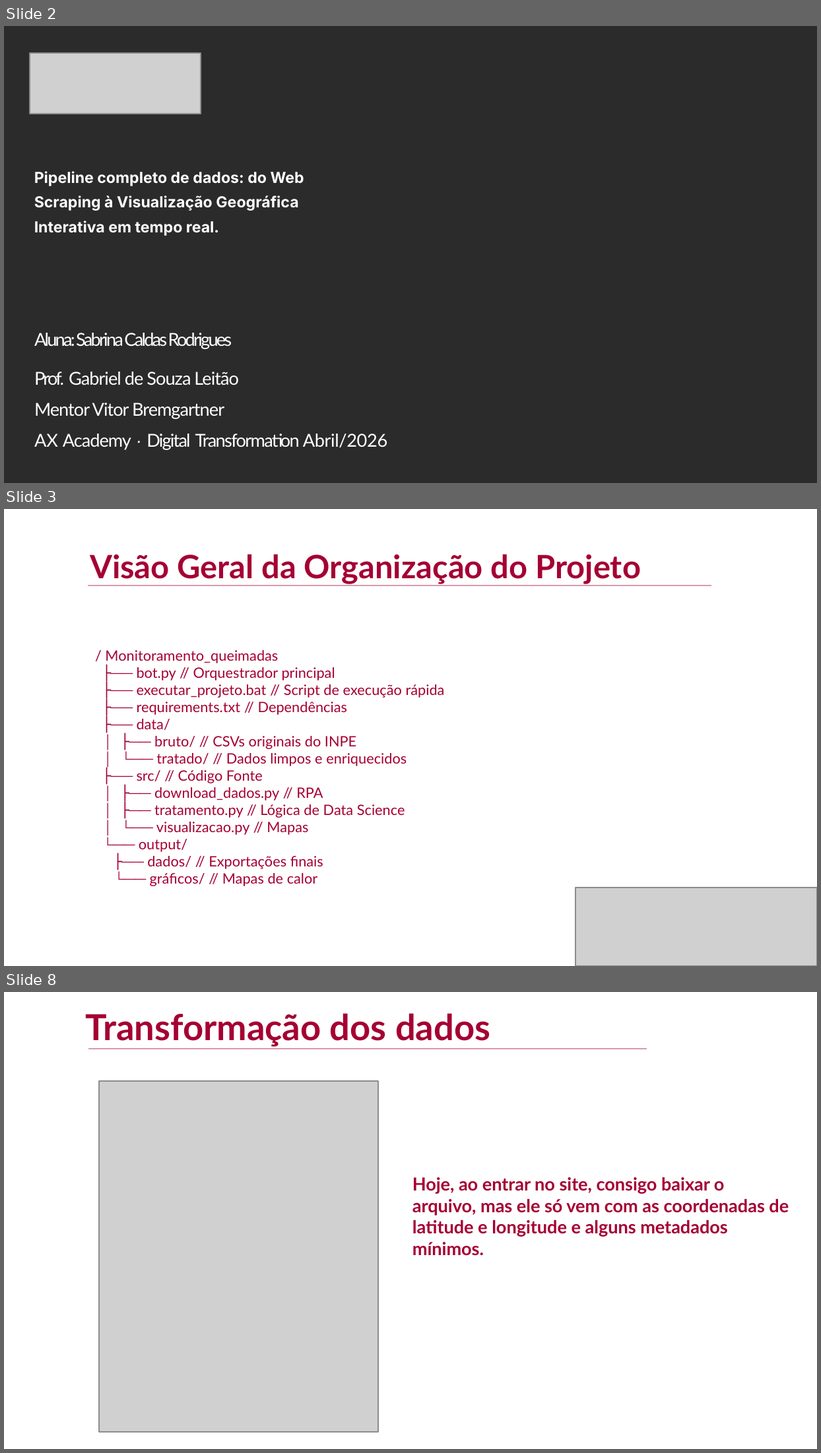
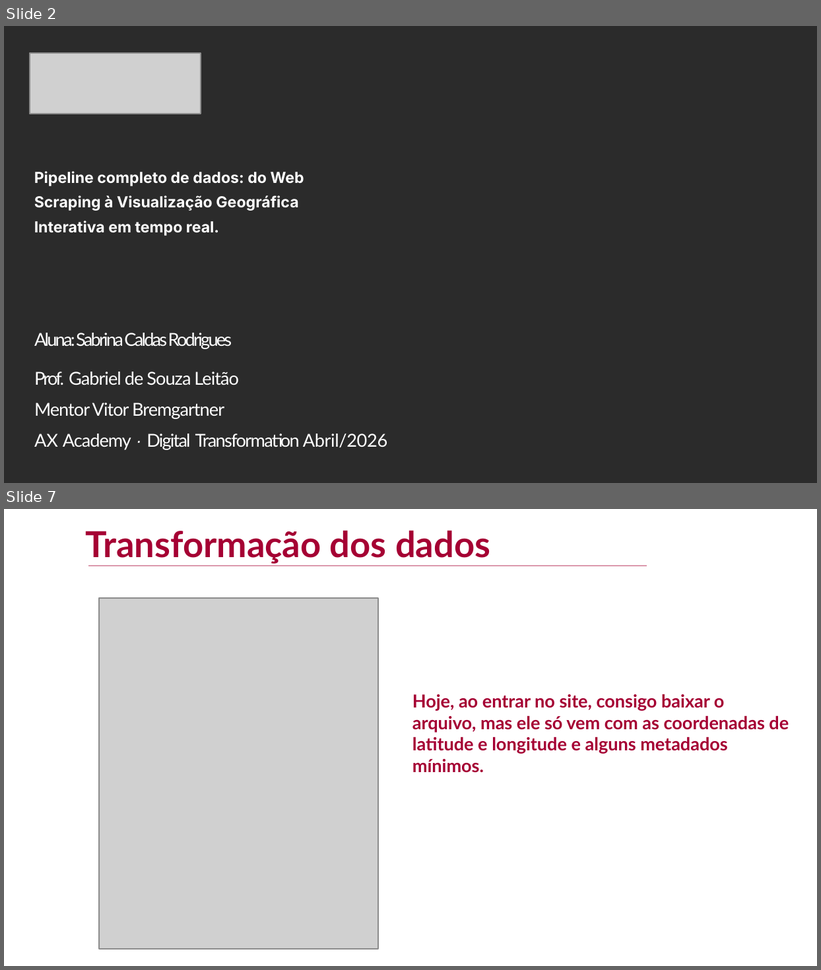
Before and after one commit to biinahc/monitoramento_queimadas, a slide deck: documents/apresentação_sabrina.pptx. Shown one above the other, each under a label of ours: slides 2, 3 and 8 before the commit, slides 2 and 7 after it; the slides between them are not shown. The pictures are 821x1453 and 821x970 pixels, drawn with LibreOffice and Linux fonts; fonts in the diff are those of the drawing; grey boxes stand for pictures; background and template pictures are left out; a plain dark background stands for a picture behind light text. Boxes give left, top, right and bottom in pixels: in the first picture for what was removed or moved away, otherwise in the second. Text is boxed around its words. In the diff, an @@ line names an element or a change of style, - is before the commit and + after.

```diff
--- a/documents/apresentação_sabrina.pptx
+++ b/documents/apresentação_sabrina.pptx
@@ slide 3 removed at [4, 509, 817, 966], background picture (left out) @@
@@ title removed at [90, 554, 641, 584] @@
-Visão Geral da Organização do Projeto
@@ freeform shape removed at [88, 585, 710, 591] @@
@@ text removed at [105, 650, 445, 887] @@
-/ Monitoramento_queimadas
-├── bot.py // Orquestrador principal
-├── executar_projeto.bat // Script de execução rápida
-├── requirements.txt // Dependências
-├── data/
-│ ├── bruto/ // CSVs originais do INPE
-│ └── tratado/ // Dados limpos e enriquecidos
-├── src/ // Código Fonte
-│ ├── download_dados.py // RPA
-│ ├── tratamento.py // Lógica de Data Science
-│ └── visualizacao.py // Mapas
-└── output/
-├── dados/ // Exportações finais
-└── gráficos/ // Mapas de calor
@@ picture removed at [575, 888, 816, 966] @@
@@ what was slide 8 is now slide 7 @@
```
Also in this commit, not shown: 8 slides changed, 1 other file.
